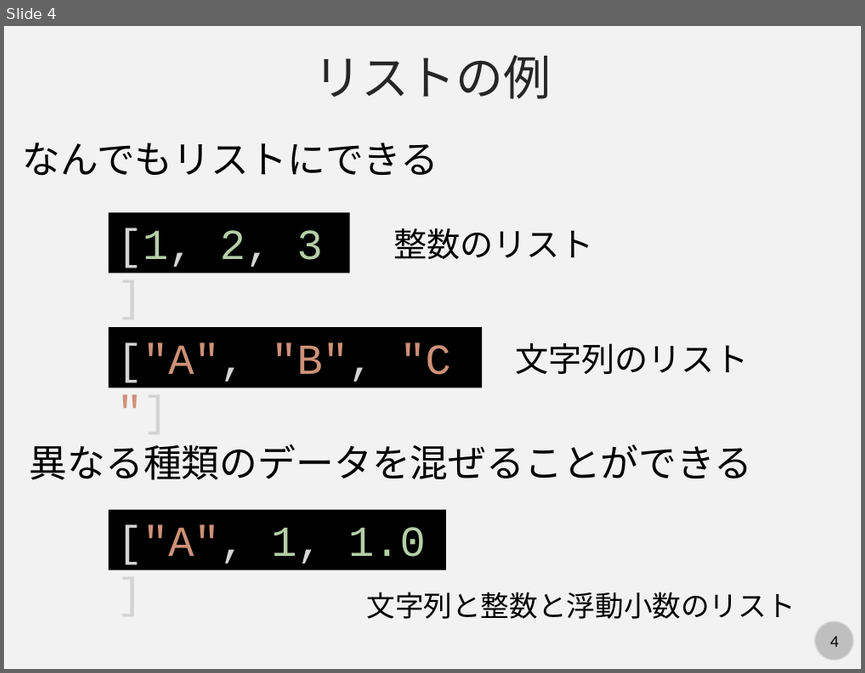
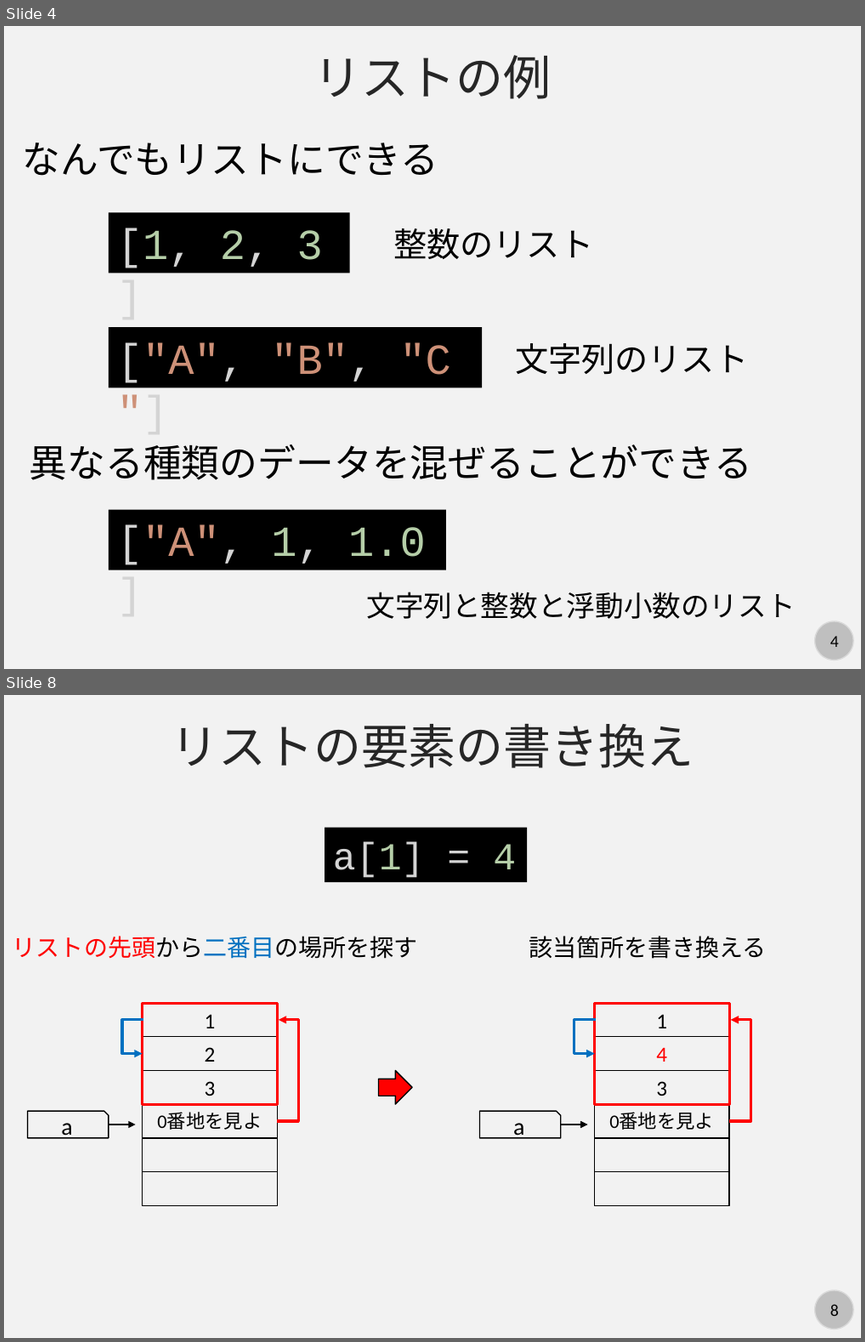
Before and after one commit to kaityo256/python_zero, a slide deck: list/fig/slide.pptx. Shown one above the other, each under a label of ours: slide 4 before the commit, slides 4 and 8 after it; the slides between them are not shown. The pictures are 865x673 and 865x1342 pixels, drawn with LibreOffice and Linux fonts; fonts in the diff are those of the drawing. Boxes give left, top, right and bottom in pixels: in the first picture for what was removed or moved away, otherwise in the second. Text is boxed around its words. In the diff, an @@ line names an element or a change of style, - is before the commit and + after.

```diff
--- a/list/fig/slide.pptx
+++ b/list/fig/slide.pptx
@@ slide 8 added at [4, 695, 861, 1338], background #F2F2F2; not listed: 2 template elements that a slide beside it also shows @@
@@ text added at [171, 724, 693, 768], 40 pt, text #262626 @@
+リストの要素の書き換え
@@ rectangle added at [324, 828, 527, 883], fill #000000, 32 pt, text #D4D4D4 @@
+a[1] = 4
@@ text added at [12, 936, 418, 959], 20 pt, text #000000 @@
+リストの先頭から二番目の場所を探す
@@ text added at [528, 936, 766, 959], 20 pt, text #000000 @@
+該当箇所を書き換える
@@ elbow arrow added from (143, 1020) to (142, 1053), #0070C0 2.25 pt @@
@@ rectangle added at [142, 1003, 277, 1036], outline #000000 1 pt, 18 pt, text #000000 @@
+1
@@ rectangle added at [142, 1003, 277, 1104], outline #FF0000 2.25 pt @@
@@ elbow arrow added from (278, 1121) to (279, 1020), #FF0000 2.25 pt @@
@@ elbow arrow added from (596, 1020) to (595, 1053), #0070C0 2.25 pt @@
@@ rectangle added at [595, 1003, 729, 1036], outline #000000 1 pt, 18 pt, text #000000 @@
+1
@@ rectangle added at [595, 1003, 729, 1104], outline #FF0000 2.25 pt @@
@@ elbow arrow added from (729, 1121) to (731, 1020), #FF0000 2.25 pt @@
@@ rectangle added at [142, 1037, 277, 1071], outline #000000 1 pt, 18 pt, text #000000 @@
+2
@@ rectangle added at [595, 1037, 729, 1071], outline #000000 1 pt, 18 pt, text #FF0000 @@
+4
@@ rectangle added at [142, 1071, 277, 1104], outline #000000 1 pt, 18 pt, text #000000 @@
+3
@@ right arrow added at [378, 1071, 412, 1104], fill #FF0000, outline #000000 1 pt @@
@@ rectangle added at [595, 1071, 729, 1104], outline #000000 1 pt, 18 pt, text #000000 @@
+3
@@ snip rect added at [28, 1111, 109, 1137], outline #000000 1 pt, 20 pt, text #000000 @@
+a
@@ arrow added from (109, 1124) to (136, 1124), #000000 1 pt @@
@@ rectangle added at [142, 1104, 277, 1137], outline #000000 1 pt, 16 pt, text #000000 @@
+0番地を見よ
@@ snip rect added at [479, 1111, 560, 1137], outline #000000 1 pt, 20 pt, text #000000 @@
+a
@@ arrow added from (561, 1124) to (587, 1124), #000000 1 pt @@
@@ rectangle added at [595, 1104, 729, 1137], outline #000000 1 pt, 16 pt, text #000000 @@
+0番地を見よ
@@ rectangle added at [142, 1138, 277, 1171], outline #000000 1 pt @@
@@ rectangle added at [595, 1138, 729, 1171], outline #000000 1 pt @@
@@ rectangle added at [142, 1171, 277, 1205], outline #000000 1 pt @@
@@ rectangle added at [595, 1171, 729, 1205], outline #000000 1 pt @@
```
Also in this commit, not shown: 2 slides changed, 6 other slides added, 2 other files.
